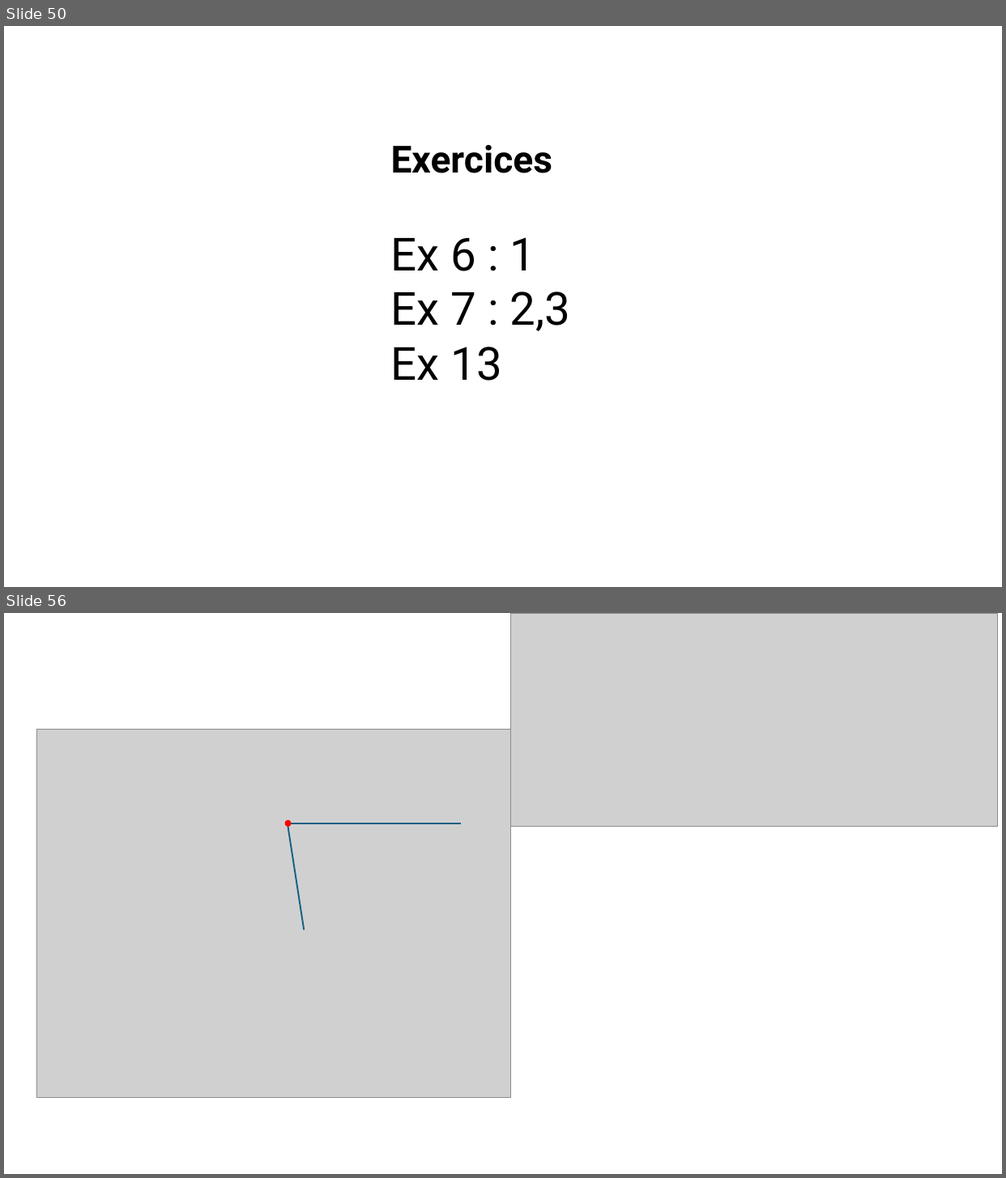
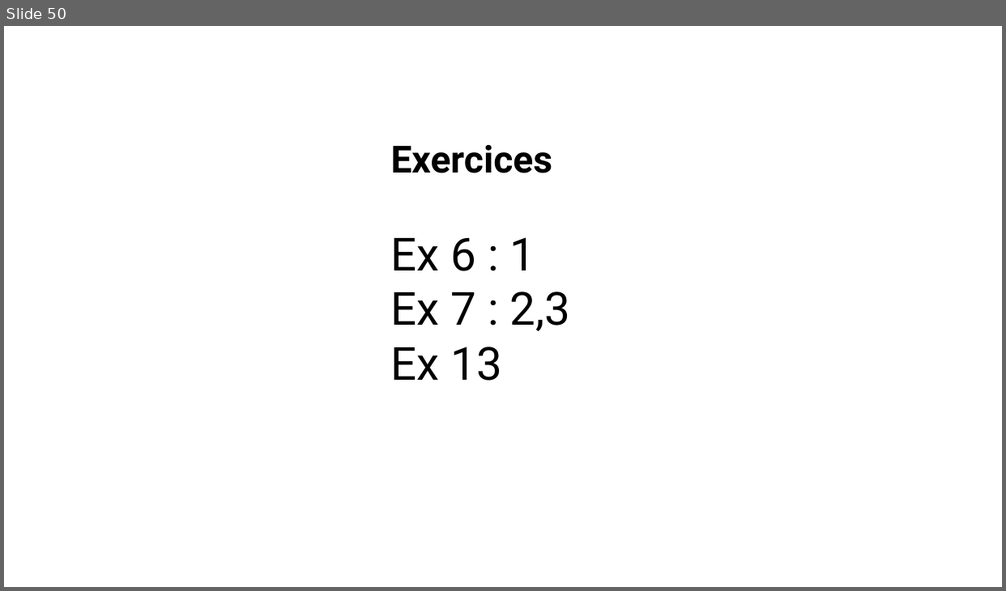
Before and after one commit to tranmidsummer/Teaching, a slide deck: Coniques/2_slides_coniques.pptx. Shown one above the other, each under a label of ours: slides 50 and 56 before the commit, slide 50 after it; the slides between them are not shown. The pictures are 1006x1178 and 1006x591 pixels, drawn with LibreOffice and Linux fonts; fonts in the diff are those of the drawing; grey boxes stand for pictures. Boxes give left, top, right and bottom in pixels: in the first picture for what was removed or moved away, otherwise in the second. Text is boxed around its words. In the diff, an @@ line names an element or a change of style, - is before the commit and + after.

```diff
--- a/Coniques/2_slides_coniques.pptx
+++ b/Coniques/2_slides_coniques.pptx
@@ slide 56 removed at bbox=[4, 613, 1002, 1174], background #FFFFFF @@
@@ picture removed at bbox=[511, 613, 997, 827] @@
@@ picture removed at bbox=[37, 729, 512, 1097] @@
@@ ellipse removed at bbox=[285, 820, 291, 827] @@
@@ line removed from (288, 824) to (462, 824) @@
@@ line removed from (305, 931) to (288, 827) @@
```
Also in this commit, not shown: 41 other slides removed, 10 other files.
